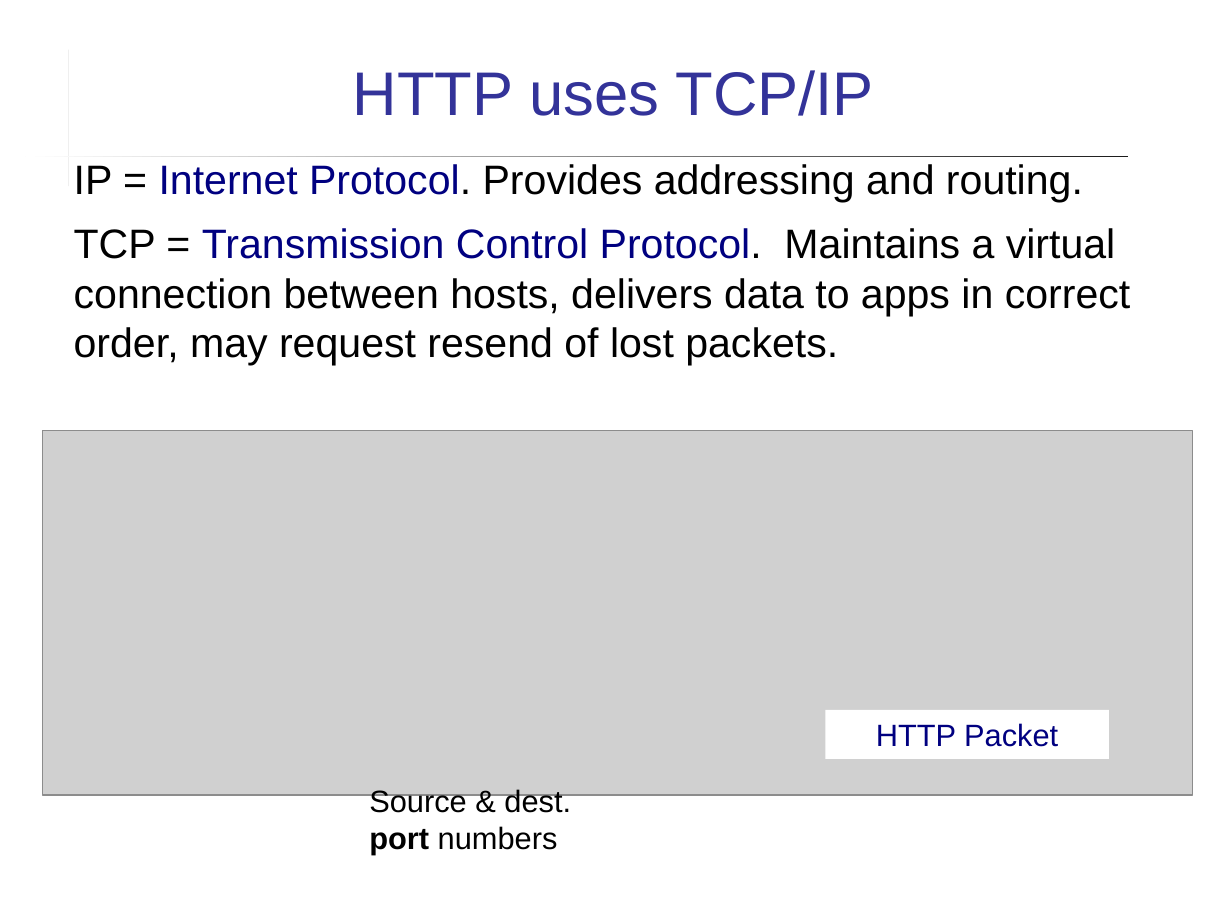
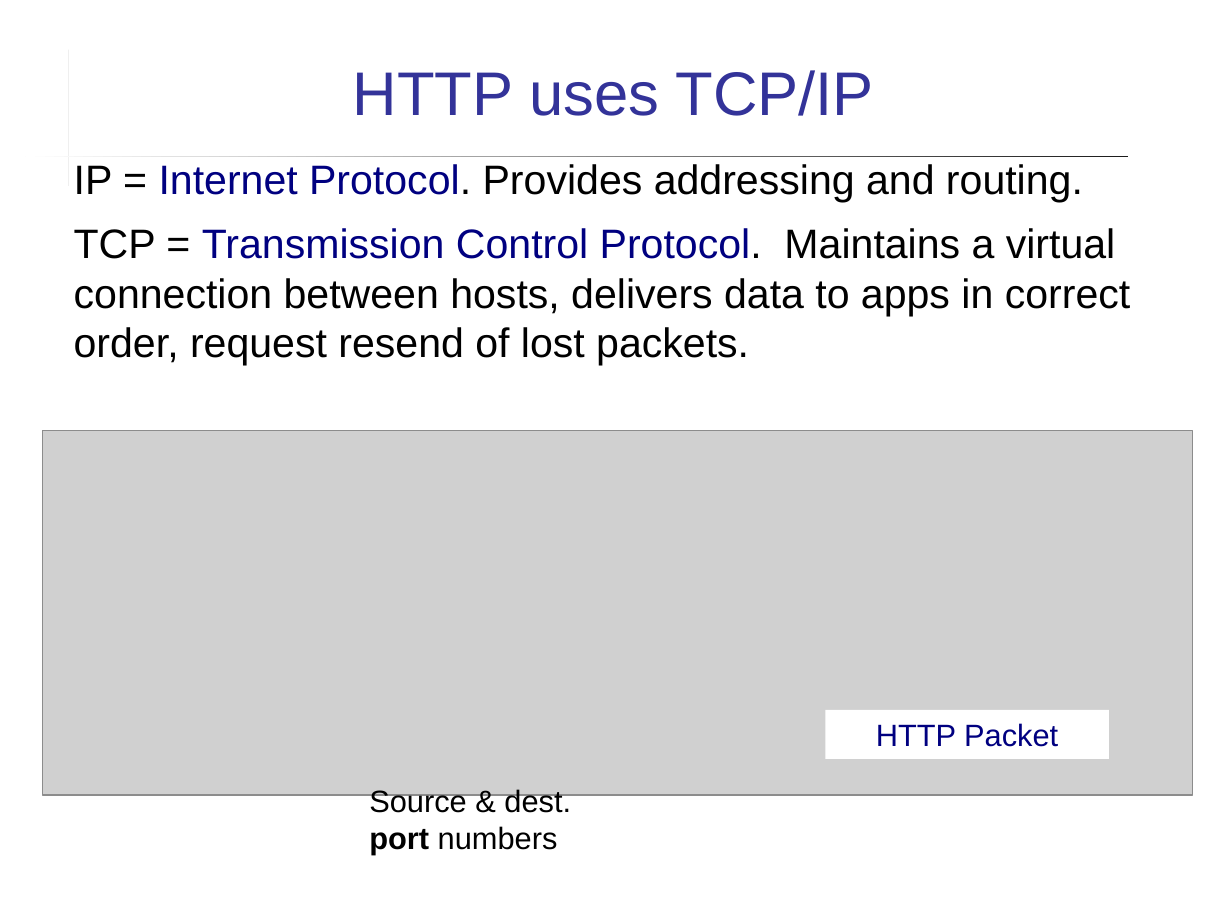
Before and after one commit to cpske/ISP, a slide deck: slide 3 of web/HTTP.ppt. Drawn at 1232x924 pixels with LibreOffice and Linux fonts; fonts in the diff are those of the drawing; grey boxes stand for pictures. Boxes give left, top, right and bottom in pixels: in the first picture for what was removed or moved away, otherwise in the second. Text is boxed around its words. In the diff, an @@ line names an element or a change of style, - is before the commit and + after.

Commit message:
improve wording in slides

```diff
--- a/web/HTTP.ppt
+++ b/web/HTTP.ppt
@@ text at (74, 228, 1131, 365): text changed @@
-TCP = Transmission Control Protocol. Maintains a virtual connection between hosts, delivers data to apps in correct order, may request resend of lost packets.
+TCP = Transmission Control Protocol. Maintains a virtual connection between hosts, delivers data to apps in correct order, request resend of lost packets.
```
Also in this commit, not shown: 22 other slides changed, 1 slide added, 4 other files.
